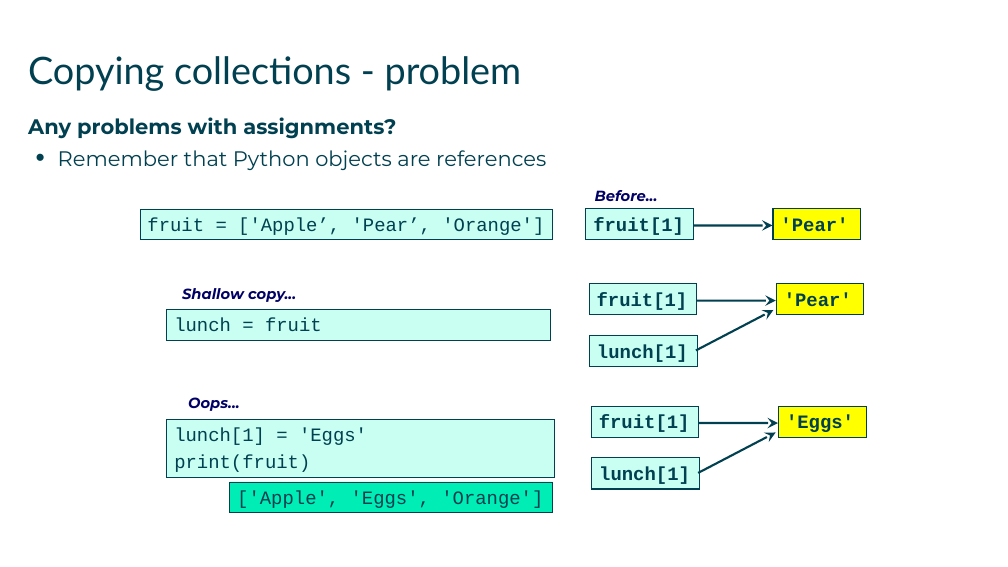
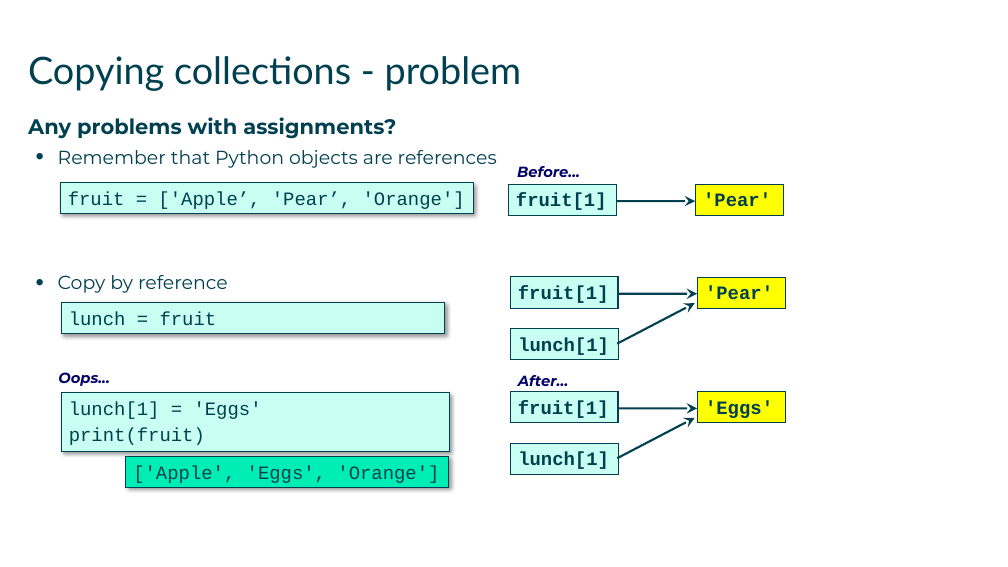
Before and after one commit to AndySmithQA/June24py3, a slide deck: slide 11 of QAPYTH3/DG_09_Advanced_Collections.pptx. Drawn at 1008x567 pixels with LibreOffice and Linux fonts; fonts in the diff are those of the drawing. Boxes give left, top, right and bottom in pixels: in the first picture for what was removed or moved away, otherwise in the second. Text is boxed around its words. In the diff, an @@ line names an element or a change of style, - is before the commit and + after.

```diff
--- a/QAPYTH3/DG_09_Advanced_Collections.pptx
+++ b/QAPYTH3/DG_09_Advanced_Collections.pptx
@@ text at bbox=[58, 150, 497, 168]: size 20 to 18 pt in "Remember that Python objects are references" @@
@@ 2 rectangles, 1 text: place and size @@
-2 rectangles, 1 text at bbox=[140, 190, 861, 240]
+2 rectangles, 1 text at bbox=[60, 166, 783, 216]
@@ rectangle "fruit[1]": place and size @@
-rectangle "fruit[1]" at bbox=[586, 209, 693, 240]
+rectangle "fruit[1]" at bbox=[509, 185, 616, 216]
@@ arrow moved from (670, 225) - (773, 225) to (593, 201) - (695, 201) @@
@@ text at bbox=[58, 275, 228, 293]: paragraph added @@
+  • Copy by reference
@@ text removed at bbox=[182, 288, 296, 302] @@
-Shallow copy...
@@ 3 rectangles, 2 arrows: place and size @@
-3 rectangles, 2 arrows at bbox=[589, 284, 864, 367]
+3 rectangles, 2 arrows at bbox=[510, 277, 786, 360]
@@ rectangle "lunch = fruit": place and size @@
-rectangle "lunch = fruit" at bbox=[167, 309, 551, 340]
+rectangle "lunch = fruit" at bbox=[61, 302, 445, 333]
@@ text "Oops...": place and size @@
-text "Oops..." at bbox=[188, 397, 240, 411]
+text "Oops..." at bbox=[58, 372, 110, 386]
@@ text added at bbox=[518, 375, 568, 386], 14 pt, text #000066, bold, italic @@
+After…
@@ shadow on in 4 elements at bbox=[61, 302, 445, 333], bbox=[60, 183, 473, 213], bbox=[126, 457, 449, 487], bbox=[61, 392, 449, 451] @@
@@ rectangle "lunch[1] = 'Eggs'": place and size @@
-rectangle "lunch[1] = 'Eggs'" at bbox=[167, 420, 555, 478]
+rectangle "lunch[1] = 'Eggs'" at bbox=[61, 392, 449, 451]
@@ 3 rectangles, 2 arrows: place and size @@
-3 rectangles, 2 arrows at bbox=[591, 406, 867, 489]
+3 rectangles, 2 arrows at bbox=[510, 392, 786, 474]
@@ rectangle "['Apple', 'Eggs', 'Orange']": place and size @@
-rectangle "['Apple', 'Eggs', 'Orange']" at bbox=[230, 482, 553, 513]
+rectangle "['Apple', 'Eggs', 'Orange']" at bbox=[126, 457, 449, 487]
```
Also in this commit, not shown: 14 other slides changed, 45 other files.
